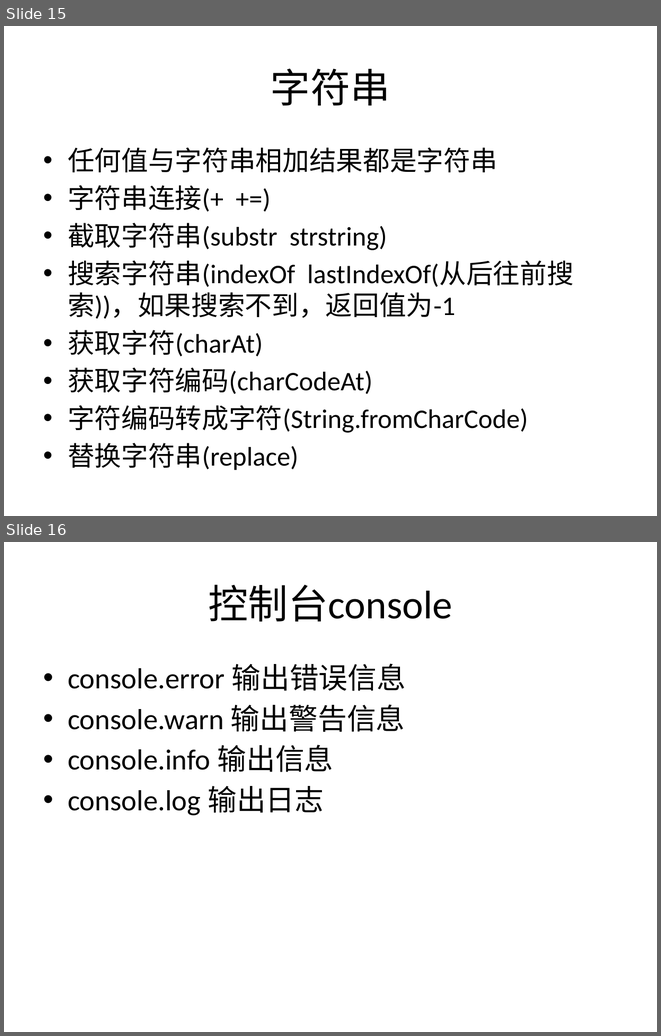
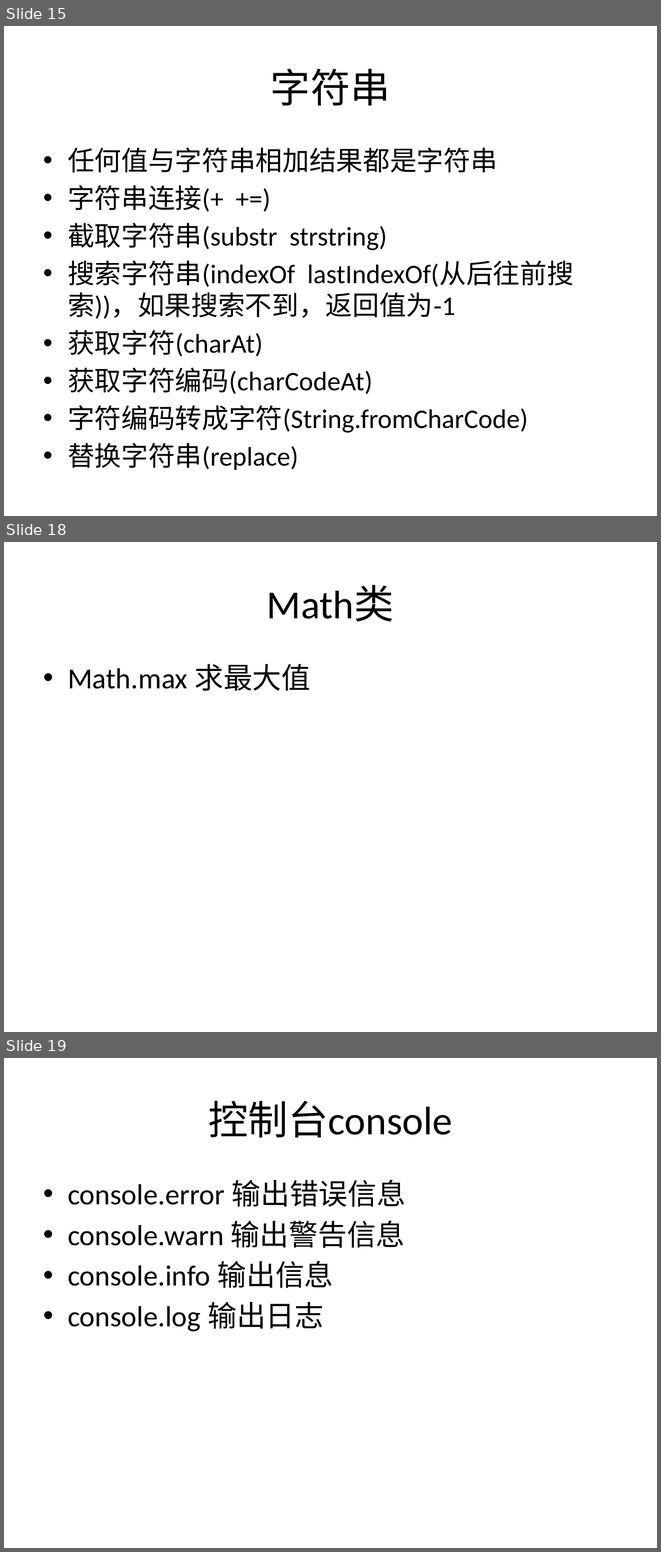
Before and after one commit to plter/HTML5Course20160612, a slide deck: JavaScript教学记录.pptx. Shown one above the other, each under a label of ours: slides 15 and 16 before the commit, slides 15, 18 and 19 after it; the slides between them are not shown. The pictures are 661x1036 and 661x1552 pixels, drawn with LibreOffice and Linux fonts; fonts in the diff are those of the drawing. Boxes give left, top, right and bottom in pixels: in the first picture for what was removed or moved away, otherwise in the second. Text is boxed around its words. In the diff, an @@ line names an element or a change of style, - is before the commit and + after.

```diff
--- a/JavaScript教学记录.pptx
+++ b/JavaScript教学记录.pptx
@@ slide 18 added at (x1=4, y1=542, x2=657, y2=1032), background #FFFFFF @@
@@ title added at (x1=267, y1=585, x2=394, y2=622), 44 pt, text #000000 @@
+Math类
@@ text added at (x1=68, y1=664, x2=310, y2=691), 32 pt, text #000000 @@
+• Math.max 求最大值
@@ what was slide 16 is now slide 19 @@
```
Also in this commit, not shown: 2 slides changed, 4 other slides added, 13 other files.
